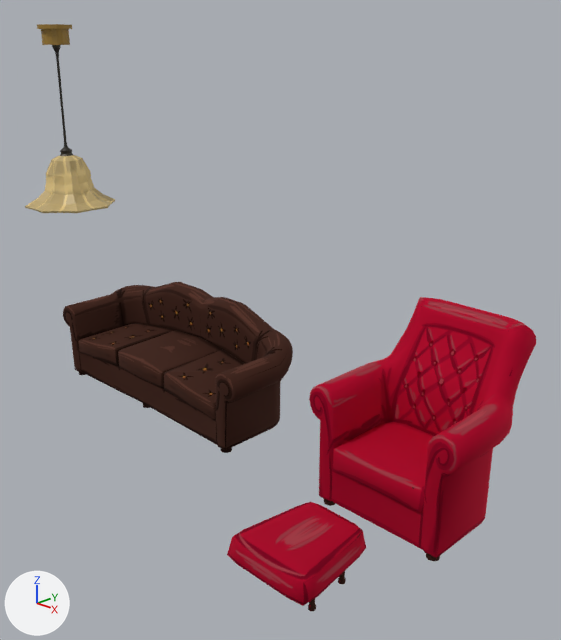
One commit to the Blender file Art/armchair1.blend: the scene before it, then after it.
The view is the same before and after, from a 50 mm lens placed at (6.04, -4.51, 3.53), pointed at (1.83, -0.32, 1.35). The lights are fixed; the arrows at lower left show +X, +Y and +Z.

Names of what the first picture shows: 'Cylinder', 'armchair_1', 'sofa_1'.
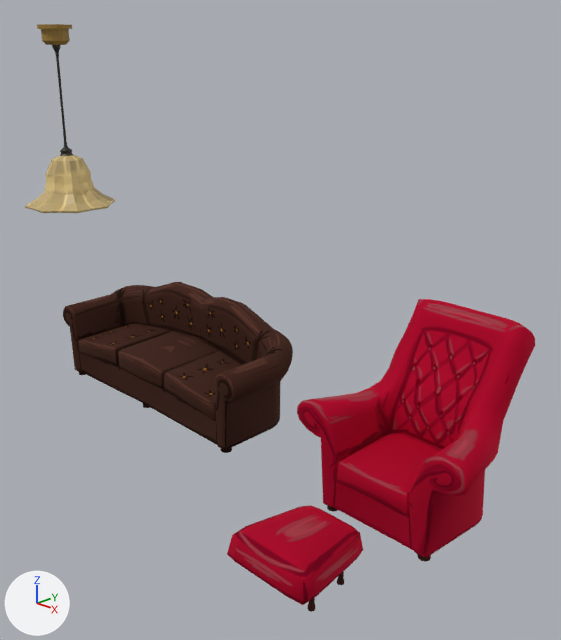
The change, as a list of edits to the scene's bpy script:
```text
Change me_mesh_001:
    used by ob_armchair_1; location = (2.993, 0.0, 0.0)
    remove me_mesh_001.from_pydata(...)  # 754 vertices, 758 faces, 1 loose edge; spans x -0.67..0.69, y -1.66..0.79, z 0.0..1.5
    add me_mesh_001.from_pydata(...)  # 754 vertices, 758 faces, 1 loose edge; spans x -0.77..0.79, y -1.66..0.78, z -0.02..1.49
    me_mesh_001 part 1: the loose piece of 33 vertices spanning x -0.54..-0.43, y -0.48..-0.38, z 0.0..0.07 is scaled about its middle by (0.913, 0.981, 0.933), then moved by (0.06, -0.02, -0.02)
    me_mesh_001 part 2: the loose piece of 33 vertices spanning x 0.45..0.56, y -0.48..-0.38, z 0.0..0.07 is multiplied about its middle by the matrix ((0.947, -0.02, -0.083), (0.018, 0.951, -0.022), (0.083, 0.02, 0.947)), then moved by (-0.06, -0.02, -0.02)
    me_mesh_001 part 3: 469 of 754 vertices moved; they spanned x -0.67..0.69, y -1.66..0.79, z 0.06..1.5 and now span x -0.77..0.79, y -1.66..0.78, z 0.04..1.49; mean shift (0.0, -0.04, -0.06); largest move (0.51, 0.09, 1.02) -> (0.45, -0.05, 0.81)
```

Boxes (x1, y1, x2, y2) around the edits, measured in the pictures (561 x 640 px; the box of a moved part takes in the faces that stretch with it):
'armchair_1', reshaped: before (227, 297, 536, 611); after (227, 299, 535, 612)
part 1 of me_mesh_001, moved or reshaped: before (324, 499, 336, 506); after (327, 506, 338, 512)
part 2 of me_mesh_001, moved or reshaped: before (426, 553, 440, 561); after (417, 554, 431, 562)
part 3 of me_mesh_001, moved or reshaped: before (227, 297, 536, 606); after (227, 299, 535, 605)
